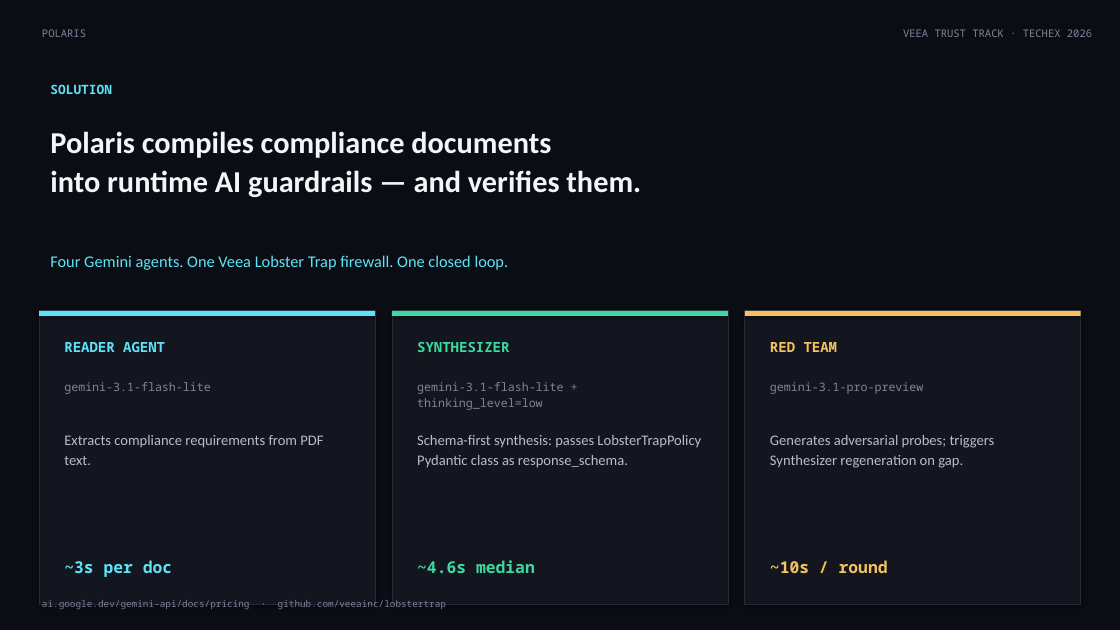
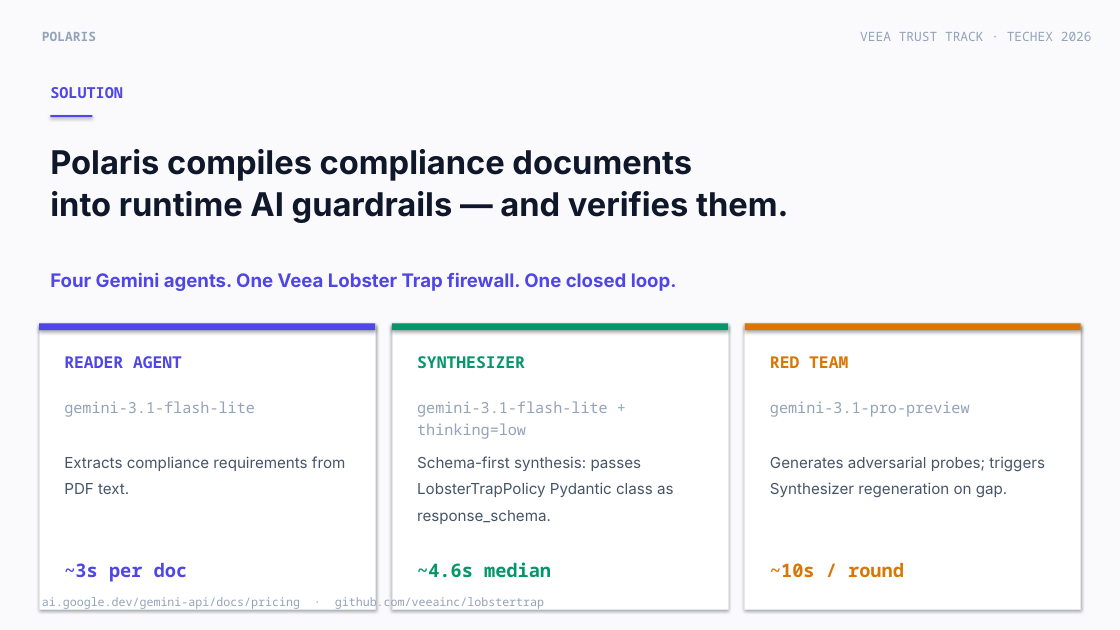
Before and after one commit to seekerPrice/polaris, a slide deck: slide 5 of docs/PITCH_DECK.pptx. Drawn at 1120x630 pixels with LibreOffice and Linux fonts; fonts in the diff are those of the drawing. Boxes give left, top, right and bottom in pixels: in the first picture for what was removed or moved away, otherwise in the second. Text is boxed around its words. In the diff, an @@ line names an element or a change of style, - is before the commit and + after.

```diff
--- a/docs/PITCH_DECK.pptx
+++ b/docs/PITCH_DECK.pptx
@@ background #0B0D14 to #FAFAFC @@
@@ text "POLARIS" at (x1=42, y1=32, x2=96, y2=41): size 9 to 11 pt, text colour #7E8499 to #94A3B8, bold on; line spacing 1.15 to 1.2 @@
@@ text "VEEA TRUST TRACK · TECHEX ..." moved from (x1=903, y1=29, x2=1092, y2=37) to (x1=860, y1=32, x2=1092, y2=41) @@
@@ text "VEEA TRUST TRACK · TECHEX ..." at (x1=860, y1=32, x2=1092, y2=41): size 9 to 11 pt, text colour #7E8499 to #94A3B8; line spacing 1.15 to 1.2 @@
@@ text "SOLUTION" at (x1=50, y1=87, x2=123, y2=98): size 11 to 13 pt, text colour #5DE3F5 to #4F46E5; line spacing 1.15 to 1.2 @@
@@ rectangle added at (x1=50, y1=115, x2=92, y2=118), fill #4F46E5 @@
@@ text "Polaris compiles compliance documents" at (x1=50, y1=149, x2=788, y2=223): size 26 to 28 pt, font Calibri to Inter, text colour #F4F5F8 to #0F172A; line spacing 1.05 to 1.08 @@
@@ text "Four Gemini agents. One Veea ..." at (x1=50, y1=273, x2=677, y2=291): size 14 to 16 pt, font Calibri to Inter, text colour #5DE3F5 to #4F46E5, bold on; line spacing 1.15 to 1.2 @@
@@ rectangle resized from (x1=39, y1=311, x2=376, y2=605) to (x1=39, y1=323, x2=376, y2=609) @@
@@ rectangle at (x1=39, y1=323, x2=376, y2=330): fill #5DE3F5 to #4F46E5 @@
@@ rectangle resized from (x1=392, y1=311, x2=728, y2=605) to (x1=392, y1=323, x2=728, y2=609) @@
@@ rectangle at (x1=392, y1=323, x2=728, y2=330): fill #3DD9A0 to #059669 @@
@@ fill #13161F to #FFFFFF; outline #252B38 0.75 pt to #E2E8F0 0.5 pt in 3 elements at (x1=39, y1=323, x2=376, y2=609), (x1=392, y1=323, x2=728, y2=609), (x1=745, y1=323, x2=1081, y2=609) @@
@@ rectangle resized from (x1=745, y1=311, x2=1081, y2=605) to (x1=745, y1=323, x2=1081, y2=609) @@
@@ 3 rectangles moved together from (x1=39, y1=311, x2=1081, y2=316) to (x1=39, y1=323, x2=1081, y2=330) @@
@@ rectangle at (x1=745, y1=323, x2=1081, y2=330): fill #F5C25E to #D97706 @@
@@ text "READER AGENT" at (x1=64, y1=356, x2=182, y2=368): size 12 to 14 pt, text colour #5DE3F5 to #4F46E5; line spacing 1.15 to 1.2 @@
@@ text "SYNTHESIZER" at (x1=417, y1=356, x2=525, y2=368): size 12 to 14 pt, text colour #3DD9A0 to #059669; line spacing 1.15 to 1.2 @@
@@ text "RED TEAM" at (x1=770, y1=356, x2=848, y2=368): size 12 to 14 pt, text colour #F5C25E to #D97706; line spacing 1.15 to 1.2 @@
@@ text "gemini-3.1-flash-lite" at (x1=64, y1=401, x2=255, y2=417): size 10 to 13 pt, text colour #7E8499 to #94A3B8; line spacing 1.15 to 1.2 @@
@@ text at (x1=417, y1=401, x2=608, y2=439): text changed; size 10 to 13 pt; text colour #7E8499 to #94A3B8 @@
-gemini-3.1-flash-lite + thinking_level=low
+gemini-3.1-flash-lite + thinking=low
@@ text "gemini-3.1-pro-preview" at (x1=770, y1=401, x2=970, y2=417): size 10 to 13 pt, text colour #7E8499 to #94A3B8; line spacing 1.15 to 1.2 @@
@@ 10 texts moved together from (x1=50, y1=131, x2=995, y2=468) to (x1=50, y1=149, x2=1045, y2=524) @@
@@ size 12.5 to 13 pt, font Calibri to Inter, text colour #B8BCC9 to #475569; line spacing 1.15 to 1.45 in 3 elements at (x1=64, y1=456, x2=345, y2=494), (x1=417, y1=456, x2=674, y2=524), (x1=770, y1=456, x2=1045, y2=498) @@
@@ text "~3s per doc" at (x1=64, y1=563, x2=188, y2=582): size 14 to 16 pt, text colour #5DE3F5 to #4F46E5; line spacing 1.15 to 1.2 @@
@@ text "~4.6s median" at (x1=417, y1=562, x2=551, y2=578): size 14 to 16 pt, text colour #3DD9A0 to #059669; line spacing 1.15 to 1.2 @@
@@ text "~10s / round" at (x1=770, y1=562, x2=904, y2=578): size 14 to 16 pt, text colour #F5C25E to #D97706; line spacing 1.15 to 1.2 @@
@@ text "ai.google.dev/gemini-api/docs/pricing · github.com/veeainc/l ..." at (x1=42, y1=595, x2=544, y2=610): size 8 to 10 pt, text colour #7E8499 to #94A3B8; line spacing 1.15 to 1.2 @@
```
Also in this commit, not shown: 17 other slides changed, 7 other files.
